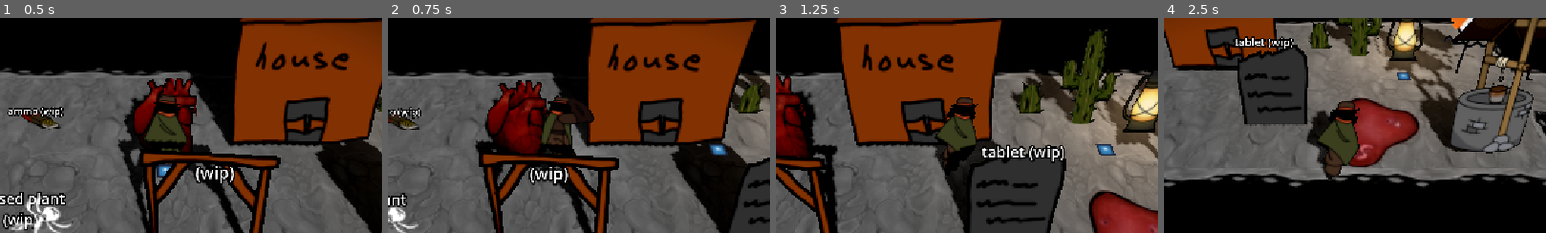
Above: before the commit, frames 1-4 (left to right).
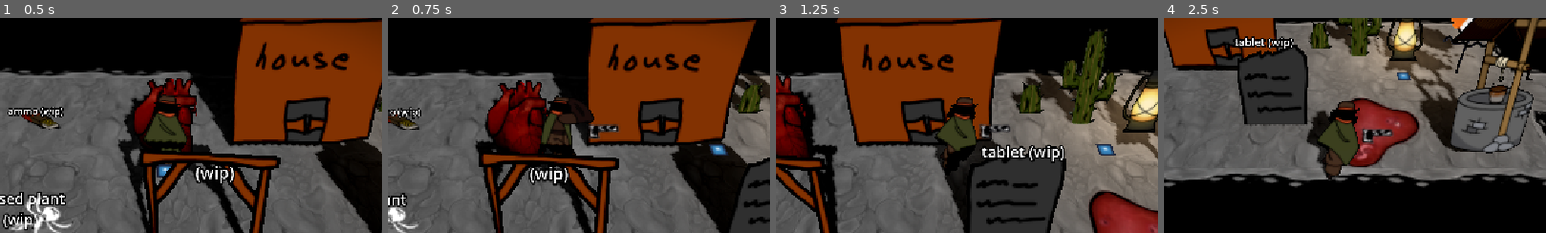
Above: after the commit, the same moments.

Repository: gmuGADIG/DEADSHOT
Game: Godot game, scene res://test_scenes/prop_demo.tscn
Two runs of this game, one before a commit and one after it. Both use one fixed random seed, a clock stepped at 60 frames per second and the inputs below. This scene is started directly instead of the project's main scene. The engine's default icon, where the game draws it, is replaced by a stand-in: a white triangle on a blue panel in a dark square. Sound files missing from this copy of the repository are replaced by a short silence.
Inputs (mouse positions are % of the whole screen's width and height, from its top left):
- Up to frame 1 (0.5 s): no input
- Up to frame 2 (0.75 s): move the mouse to (72, 45) at 0.52 s; press the mouse at (72, 45) at 0.53 s; hold D (move_right) from 0.53 s (still down)
- Up to frame 3 (1.25 s): keep holding D (move_right)
- Up to frame 4 (2.5 s): move the mouse to (30, 55) at 1.27 s; release D (move_right) at 1.28 s; release the mouse at (30, 55) at 1.28 s; hold S (move_down) 1.28-2.03 s; tap E (interact) at 1.35 s; move the mouse to (60, 28) at 2.02 s; hold D (move_right) from 2.03 s (still down); hold Shift (quick_purchase) from 2.03 s (still down)
The pictures show only the part of the screen within x 28-78%, y 14-64%; the shares and areas given below are measured in that part.

Frame 1 is identical in both runs. In frame 2, 0.4% of the frame differs, in the area x 52-61%, y 49-57%; in frame 3, 0.4%; in frame 4, 0.4%.

Commit message:
added sprite to dualies gun

Diff:
--- a/test_scenes/prop_demo.tscn
+++ b/test_scenes/prop_demo.tscn
@@ -31,7 +31,7 @@
 
 [node name="PropDemo" instance=ExtResource("1_ip4m7")]
 
-[node name="World" parent="." index="1"]
+[node name="World" parent="." index="2"]
 navigation_mesh = SubResource("NavigationMesh_hxoc3")
 
 [node name="Floor" parent="World" index="0"]
--- a/world/player/weapon/dualies/weapon_dualies.tscn
+++ b/world/player/weapon/dualies/weapon_dualies.tscn
@@ -1,7 +1,9 @@
-[gd_scene load_steps=3 format=3 uid="uid://vnurg1w4ttt4"]
+[gd_scene load_steps=5 format=3 uid="uid://vnurg1w4ttt4"]
 
 [ext_resource type="Script" uid="uid://byvixw3m8t4b7" path="res://world/player/weapon/dualies/weapon_dualies.gd" id="1_albja"]
 [ext_resource type="PackedScene" uid="uid://c34cmvuqfmuww" path="res://audio/streams/shoot_sound.tscn" id="1_yunt5"]
+[ext_resource type="Texture2D" uid="uid://54e4esurd3xm" path="res://temp_art/gartic/gun.png" id="3_2qjaj"]
+[ext_resource type="Script" uid="uid://dpq5s7y2cqn3q" path="res://world/player/weapon/gun_sprite.gd" id="4_jnori"]
 
 [node name="Dualies" type="Node3D"]
 script = ExtResource("1_albja")
@@ -21,3 +23,8 @@
 
 [node name="Left" type="Node3D" parent="."]
 transform = Transform3D(1, 0, 0, 0, 1, 0, 0, 0, 1, -0.35, 0, 0)
+
+[node name="GunSprite" type="Sprite3D" parent="."]
+transform = Transform3D(-4.371139e-08, -1, -4.371139e-08, 0, -4.371139e-08, 1, -1, 4.371139e-08, 1.9106855e-15, 0, 0, -1)
+texture = ExtResource("3_2qjaj")
+script = ExtResource("4_jnori")
